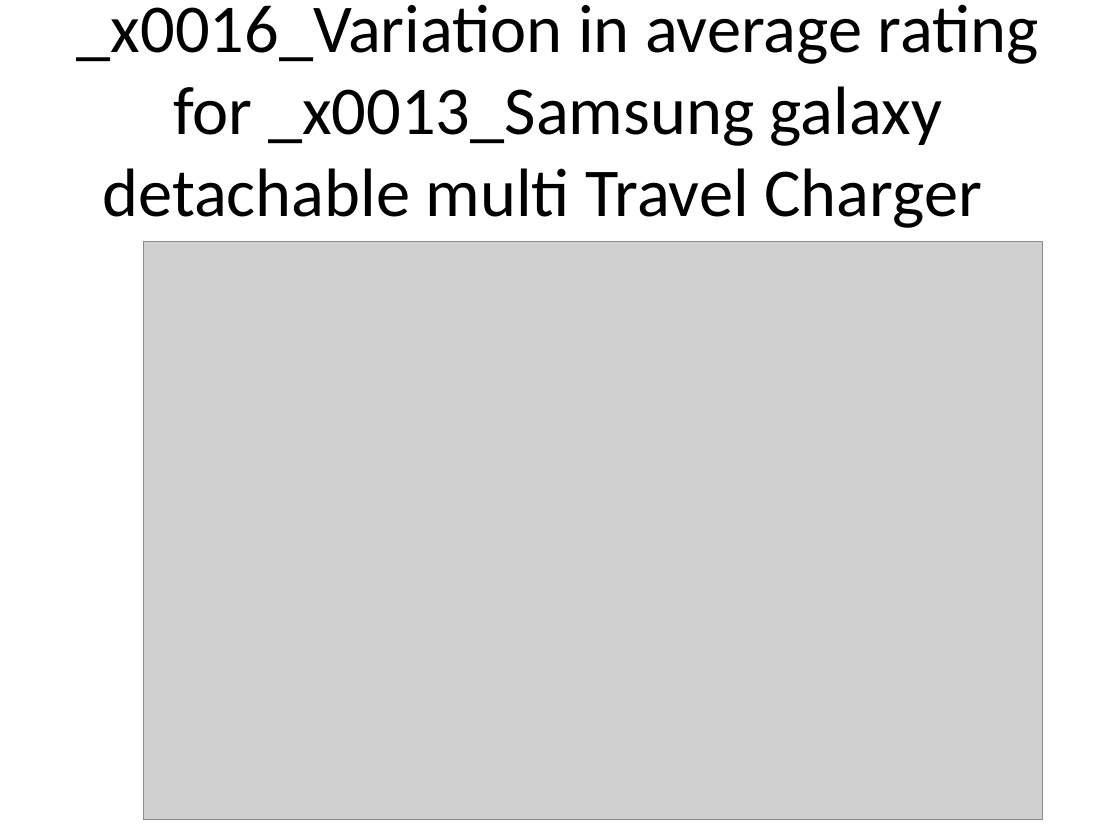
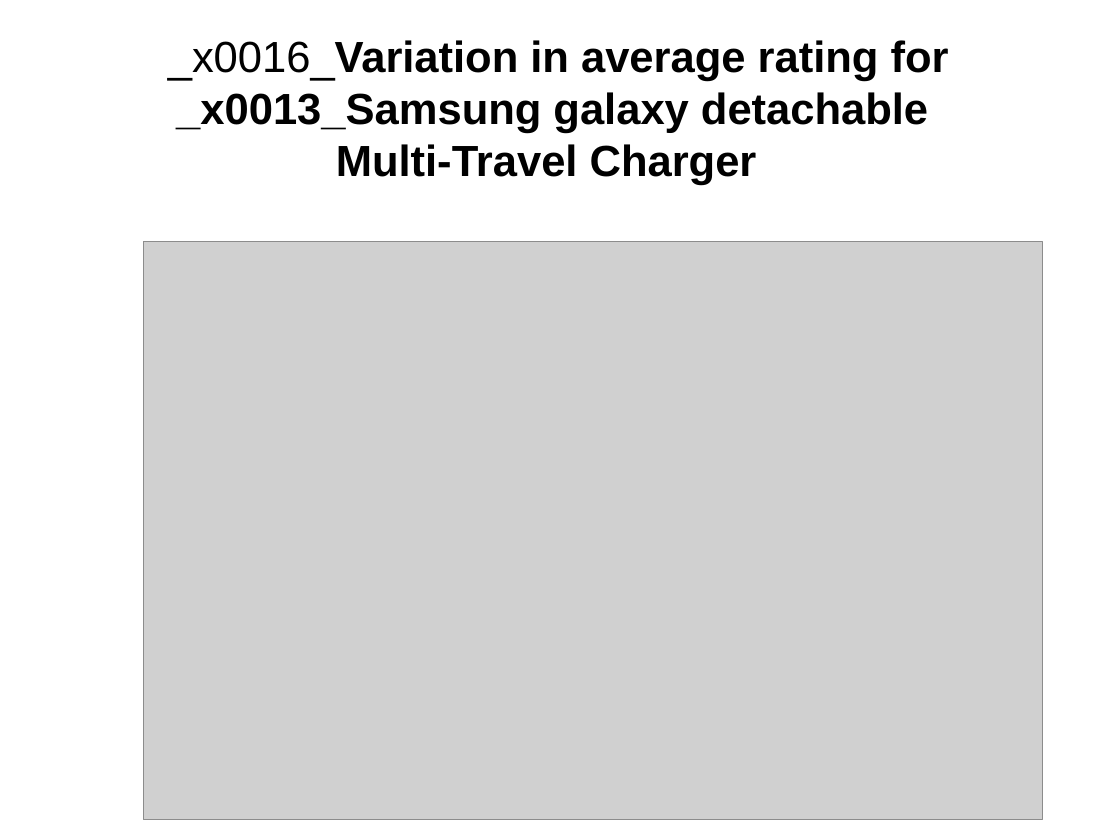
Before and after one commit to revanth83/kojak_git, a slide deck: slide 4 of Samsung_presentation_kojak.ppt. Drawn at 1120x840 pixels with LibreOffice and Linux fonts; fonts in the diff are those of the drawing; grey boxes stand for pictures. Boxes give left, top, right and bottom in pixels: in the first picture for what was removed or moved away, otherwise in the second. Text is boxed around its words. In the diff, an @@ line names an element or a change of style, - is before the commit and + after.

Commit message:
update

```diff
--- a/Samsung_presentation_kojak.ppt
+++ b/Samsung_presentation_kojak.ppt
@@ title at [168, 40, 949, 185]: text changed; size 44 to 28 pt; font Calibri to Arial; bold on @@
-_x0016_Variation in average rating for _x0013_Samsung galaxy detachable multi Travel Charger
+_x0016_Variation in average rating for _x0013_Samsung galaxy detachable
+Multi-Travel Charger
```
Also in this commit, not shown: 4 other slides changed, 2 slides added, 1 slide removed.
